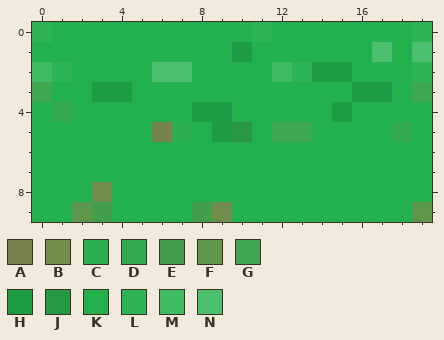
Two versions of one pixel-art sprite, venv/data/grass.png. Above, as it was before the edit.
The file is 20x10 pixels. Colours within 5 levels of each other are drawn and written as one.
Palette (. is transparent): A #778349  B #708e4b  C #2cae4c  D #34a94c  E #429e4a  F #5e974b  G #3fa74e  H #1e9c43  J #279944  K #22b14c  L #2db555  M #3ebb63  N #4cc06e
After the commit:
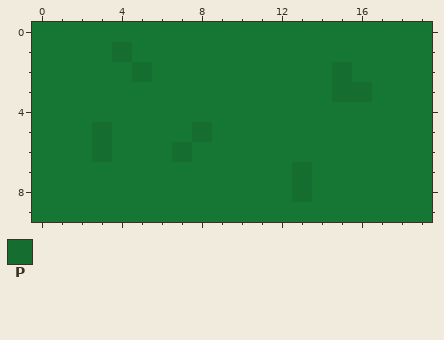
Colours new in this view: P #156d30
The edit:
{"colour":"K","old":"#22b14c","new":"#167633"}
{"y":0,"x":0,"old":"L","new":"K"}
{"y":0,"x":11,"old":"L","new":"K"}
{"y":0,"x":19,"old":"L","new":"K"}
{"y":1,"x":4,"old":"K","new":"P"}
{"y":1,"x":10,"old":"H","new":"K"}
{"y":1,"x":17,"old":"N","new":"K"}
{"y":1,"x":19,"old":"N","new":"K"}
{"y":2,"x":0,"old":"ML","new":"KK"}
{"y":2,"x":5,"old":"KNN","new":"PKK"}
{"y":2,"x":12,"old":"MLHH","new":"KKKP"}
{"y":2,"x":19,"old":"L","new":"K"}
{"y":3,"x":0,"old":"G","new":"K"}
{"y":3,"x":3,"old":"HH","new":"KK"}
{"y":3,"x":15,"old":"KHH","new":"PPK"}
{"y":3,"x":19,"old":"G","new":"K"}
{"y":4,"x":1,"old":"D","new":"K"}
{"y":4,"x":8,"old":"HH","new":"KK"}
{"y":4,"x":15,"old":"H","new":"K"}
{"y":5,"x":3,"old":"K","new":"P"}
{"y":5,"x":6,"old":"ACKHJ","new":"KKPKK"}
{"y":5,"x":12,"old":"GG","new":"KK"}
{"y":5,"x":18,"old":"D","new":"K"}
{"y":6,"x":3,"old":"K","new":"P"}
{"y":6,"x":7,"old":"K","new":"P"}
{"y":7,"x":13,"old":"K","new":"P"}
{"y":8,"x":3,"old":"B","new":"K"}
{"y":8,"x":13,"old":"K","new":"P"}
{"y":9,"x":2,"old":"FE","new":"KK"}
{"y":9,"x":8,"old":"EB","new":"KK"}
{"y":9,"x":19,"old":"F","new":"K"}
{"label":"changed","picture_box":[32,22,432,222]}
